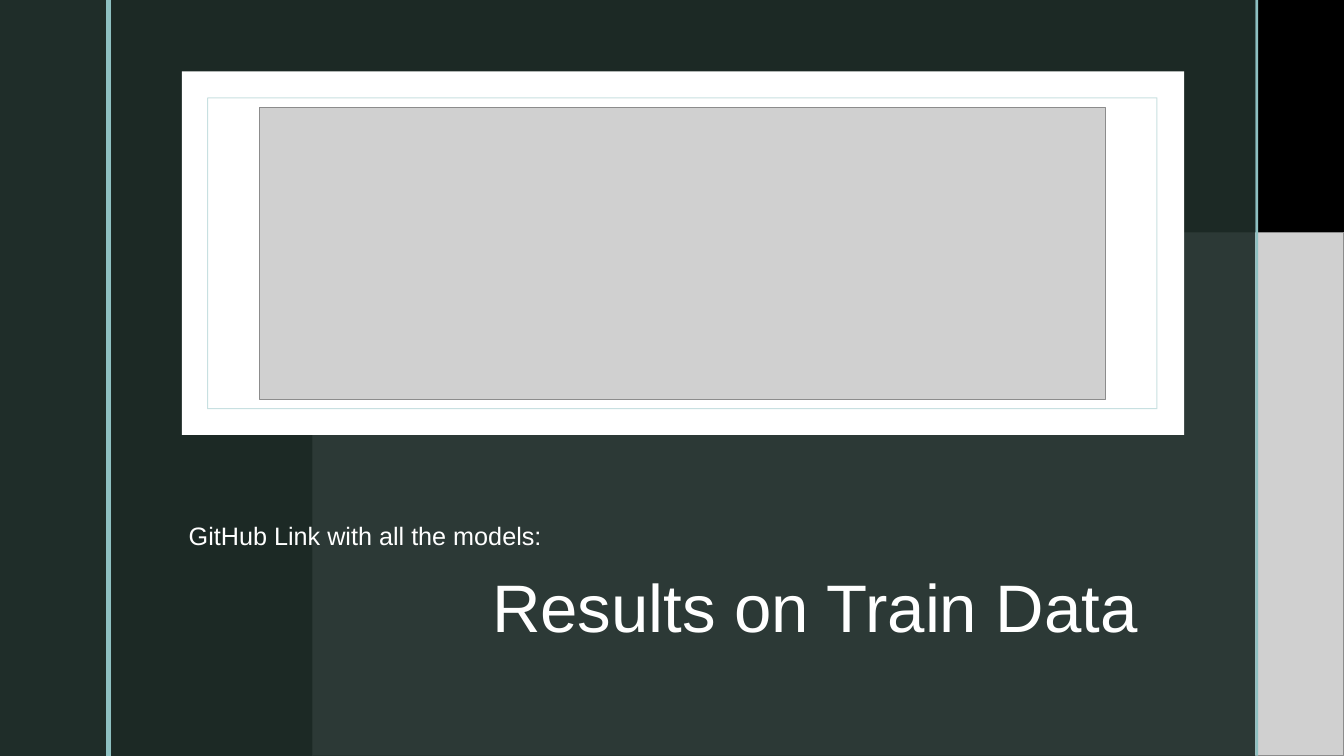
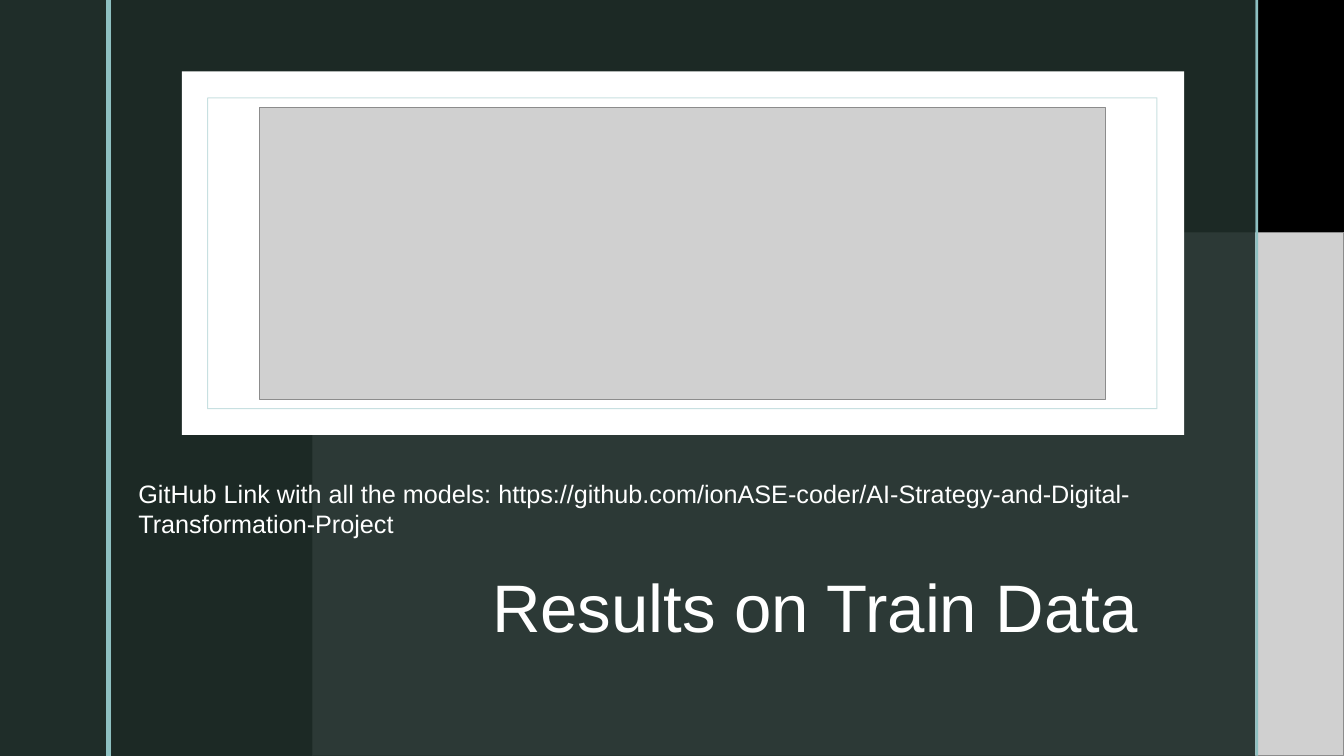
Before and after one commit to ionASE-coder/AI-Strategy-and-Digital-Transformation-Project, a slide deck: slide 11 of AI Strategy and Digital Transformation.pptx. Drawn at 1344x756 pixels with LibreOffice and Linux fonts; fonts in the diff are those of the drawing; grey boxes stand for pictures; background and template pictures are left out. Boxes give left, top, right and bottom in pixels: in the first picture for what was removed or moved away, otherwise in the second. Text is boxed around its words. In the diff, an @@ line names an element or a change of style, - is before the commit and + after.

```diff
--- a/AI Strategy and Digital Transformation.pptx
+++ b/AI Strategy and Digital Transformation.pptx
@@ text at (138, 484, 1129, 539): text changed @@
-GitHub Link with all the models:
+GitHub Link with all the models: https://github.com/ionASE-coder/AI-Strategy-and-Digital-Transformation-Project
```
Also in this commit, not shown: 1 slide added, 3 other files.
